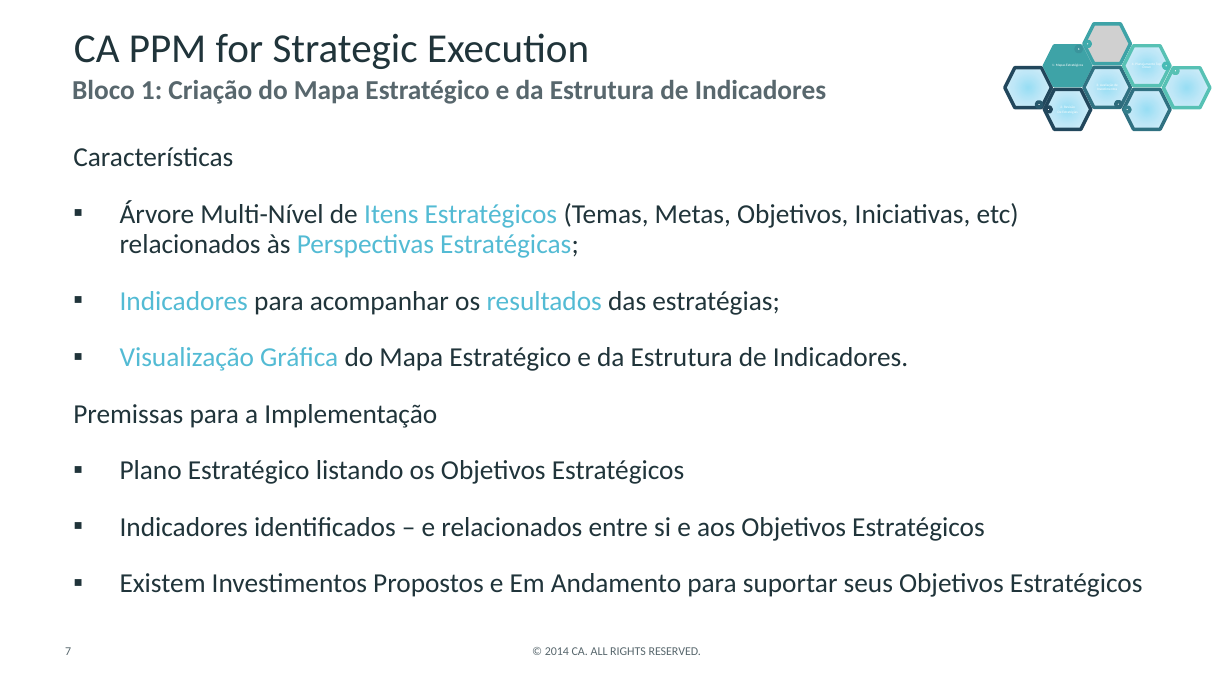
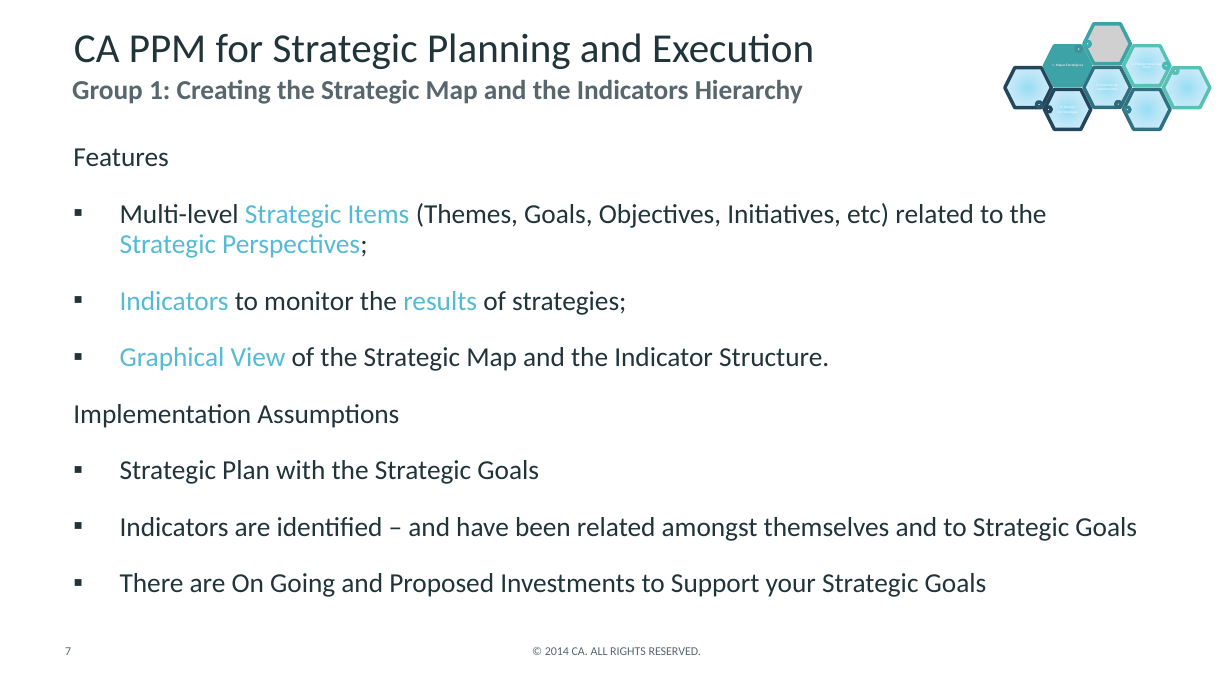
Before and after one commit to CALATAMITBMCOE/Strategic-Alignment, a slide deck: slide 7 of Documentation/CA PPM for Strategic Planning and Execution_EN.pptx. Drawn at 1232x694 pixels with LibreOffice and Linux fonts; fonts in the diff are those of the drawing; grey boxes stand for pictures; background and template pictures are left out. Boxes give left, top, right and bottom in pixels: in the first picture for what was removed or moved away, otherwise in the second. Text is boxed around its words. In the diff, an @@ line names an element or a change of style, - is before the commit and + after.

```diff
--- a/Documentation/CA PPM for Strategic Planning and Execution_EN.pptx
+++ b/Documentation/CA PPM for Strategic Planning and Execution_EN.pptx
@@ title at <box>74,33,814,69</box>: text changed @@
-CA PPM for Strategic Execution
+CA PPM for Strategic Planning and Execution
@@ text at <box>72,80,803,104</box>: text changed @@
-Bloco 1: Criação do Mapa Estratégico e da Estrutura de Indicadores
+Group 1: Creating the Strategic Map and the Indicators Hierarchy
@@ text at <box>73,148,1137,593</box>: text changed @@
-Características
-▪ Árvore Multi-Nível de Itens Estratégicos (Temas, Metas, Objetivos, Iniciativas, etc) relacionados às Perspectivas Estratégicas;
-▪ Indicadores para acompanhar os resultados das estratégias;
-▪ Visualização Gráfica do Mapa Estratégico e da Estrutura de Indicadores.
-Premissas para a Implementação
-▪ Plano Estratégico listando os Objetivos Estratégicos
-▪ Indicadores identificados – e relacionados entre si e aos Objetivos Estratégicos
-▪ Existem Investimentos Propostos e Em Andamento para suportar seus Objetivos Estratégicos
+Features
+▪ Multi-level Strategic Items (Themes, Goals, Objectives, Initiatives, etc) related to the Strategic Perspectives;
+▪ Indicators to monitor the results of strategies;
+▪ Graphical View of the Strategic Map and the Indicator Structure.
+Implementation Assumptions
+▪ Strategic Plan with the Strategic Goals
+▪ Indicators are identified – and have been related amongst themselves and to Strategic Goals
+▪ There are On Going and Proposed Investments to Support your Strategic Goals
```
Also in this commit, not shown: 31 other slides changed, 3 slides added, 3 slides removed, 2 other files.
